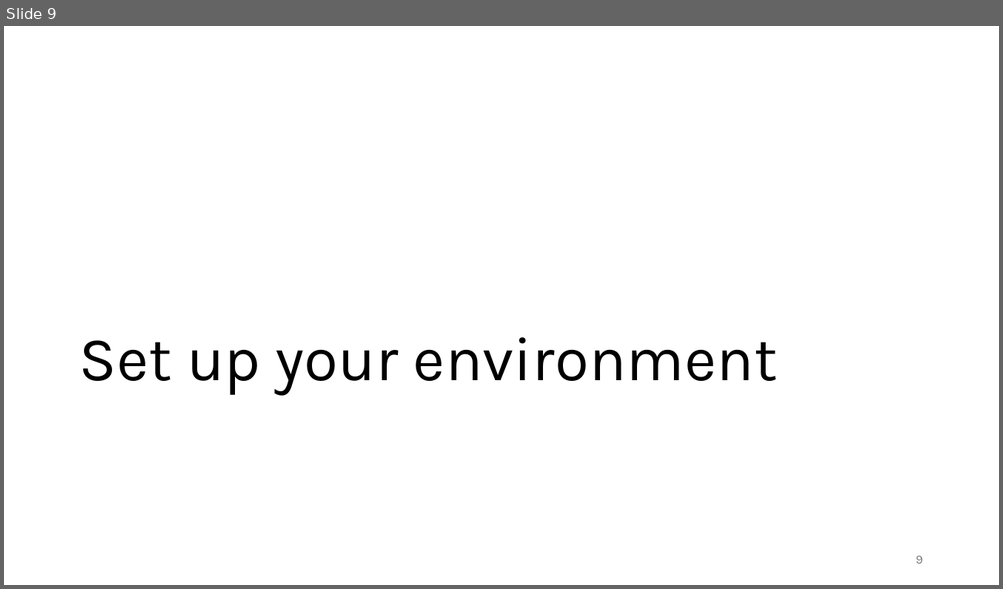
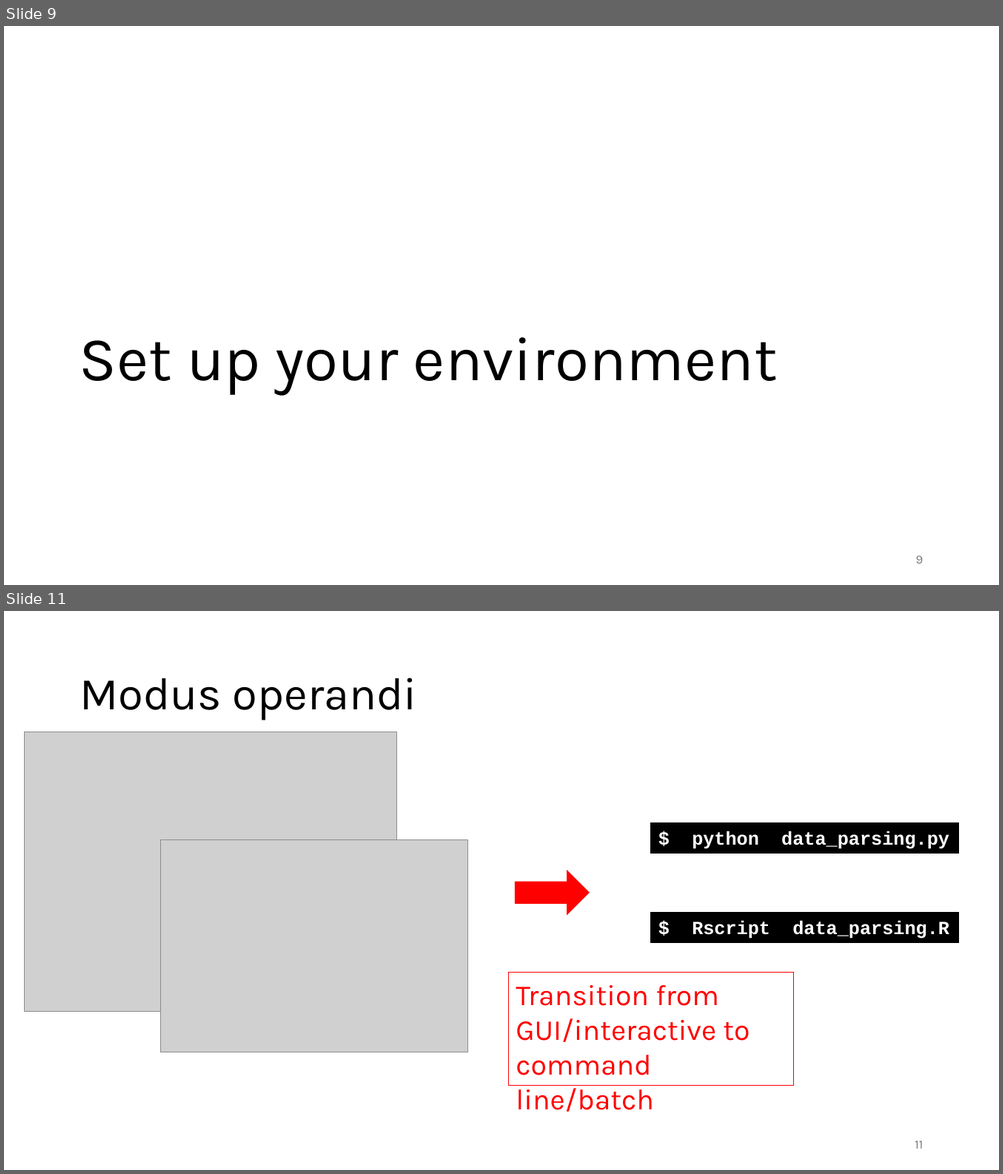
Before and after one commit to gjbex/Best-practices-for-data-science-on-HPC, a slide deck: best_practices_for_data_science_on_hpc.pptx. Shown one above the other, each under a label of ours: slide 9 before the commit, slides 9 and 11 after it; the slides between them are not shown. The pictures are 1003x589 and 1003x1174 pixels, drawn with LibreOffice and Linux fonts; fonts in the diff are those of the drawing; grey boxes stand for pictures. Boxes give left, top, right and bottom in pixels: in the first picture for what was removed or moved away, otherwise in the second. Text is boxed around its words. In the diff, an @@ line names an element or a change of style, - is before the commit and + after.

Commit message:
Add slides on command line arguments

```diff
--- a/best_practices_for_data_science_on_hpc.pptx
+++ b/best_practices_for_data_science_on_hpc.pptx
@@ slide 11 added at (x1=4, y1=611, x2=999, y2=1170), background #FFFFFF @@
@@ title added at (x1=79, y1=678, x2=417, y2=721), 44 pt, text #000000 @@
+Modus operandi
@@ picture added at (x1=25, y1=732, x2=397, y2=1011) @@
@@ rectangle added at (x1=651, y1=823, x2=959, y2=854), fill #000000, outline #000000 0.75 pt, 18 pt, text #FFFFFF, bold @@
+$ python data_parsing.py
@@ picture added at (x1=161, y1=840, x2=467, y2=1053) @@
@@ right arrow added at (x1=515, y1=872, x2=588, y2=914), fill #FF0000, outline #FF0000 1.5 pt @@
@@ rectangle added at (x1=651, y1=912, x2=959, y2=943), fill #000000, outline #000000 0.75 pt, 18 pt, text #FFFFFF, bold @@
+$ Rscript data_parsing.R
@@ rectangle added at (x1=509, y1=973, x2=794, y2=1085), outline #FF0000 0.75 pt, 28 pt, text #FF0000 @@
+Transition from GUI/interactive to command line/batch
@@ page number added at (x1=914, y1=1141, x2=922, y2=1149), 12 pt, text #797979 @@
+11
```
Also in this commit, not shown: 1 slide changed, 3 other slides added, 1 slide removed.
